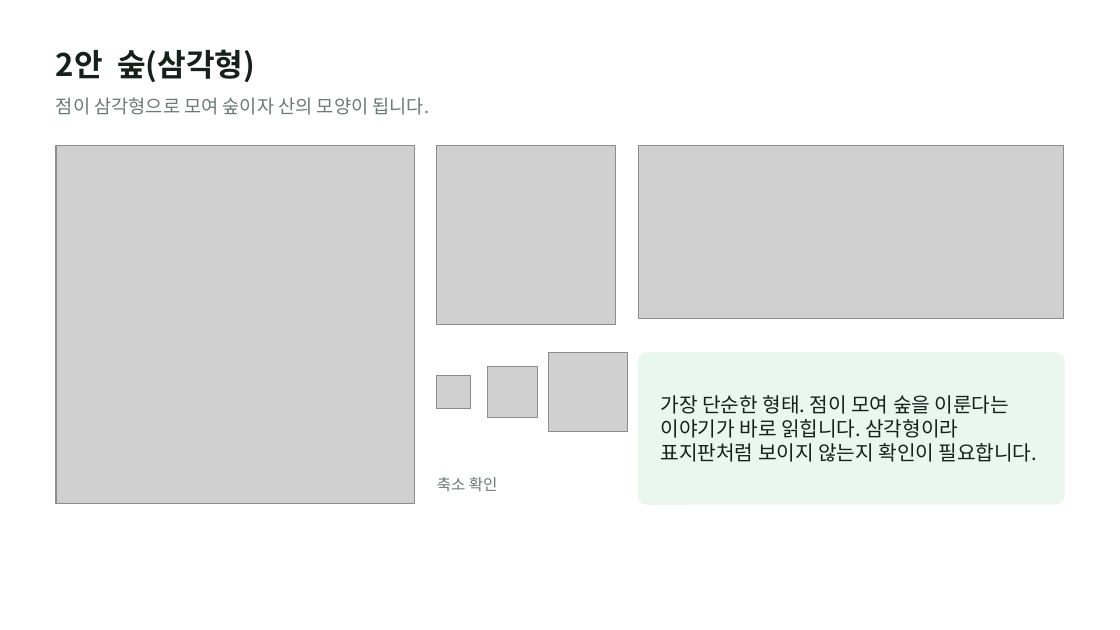
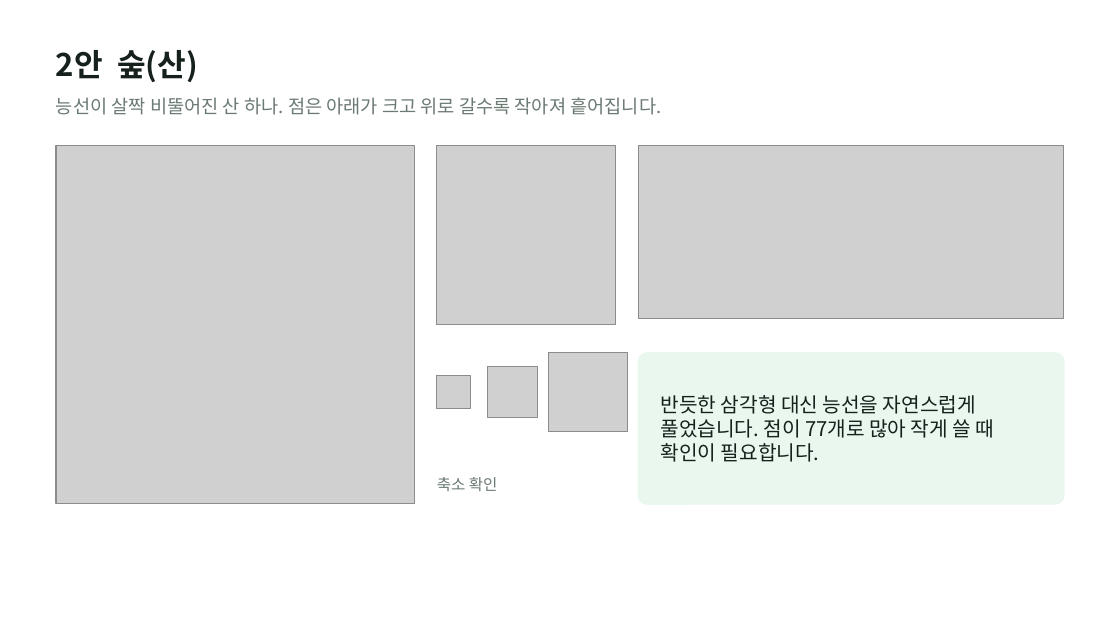
Before and after one commit to otterlee0208/otterlee, a slide deck: slide 5 of bi/zambia-variations-v3/plant-zambia-bi-variations-v3.pptx. Drawn at 1120x630 pixels with LibreOffice and Linux fonts; fonts in the diff are those of the drawing; grey boxes stand for pictures. Boxes give left, top, right and bottom in pixels: in the first picture for what was removed or moved away, otherwise in the second. Text is boxed around its words. In the diff, an @@ line names an element or a change of style, - is before the commit and + after.

```diff
--- a/bi/zambia-variations-v3/plant-zambia-bi-variations-v3.pptx
+++ b/bi/zambia-variations-v3/plant-zambia-bi-variations-v3.pptx
@@ text at (56,50,198,82): text changed @@
-2안 숲(삼각형)
+2안 숲(산)
@@ text at (56,97,661,115): text changed @@
-점이 삼각형으로 모여 숲이자 산의 모양이 됩니다.
+능선이 살짝 비뚤어진 산 하나. 점은 아래가 크고 위로 갈수록 작아져 흩어집니다.
@@ text at (661,395,995,462): text changed @@
-가장 단순한 형태. 점이 모여 숲을 이룬다는 이야기가 바로 읽힙니다. 삼각형이라 표지판처럼 보이지 않는지 확인이 필요합니다.
+반듯한 삼각형 대신 능선을 자연스럽게 풀었습니다. 점이 77개로 많아 작게 쓸 때 확인이 필요합니다.
```
Also in this commit, not shown: 4 other slides changed, 20 other files.
